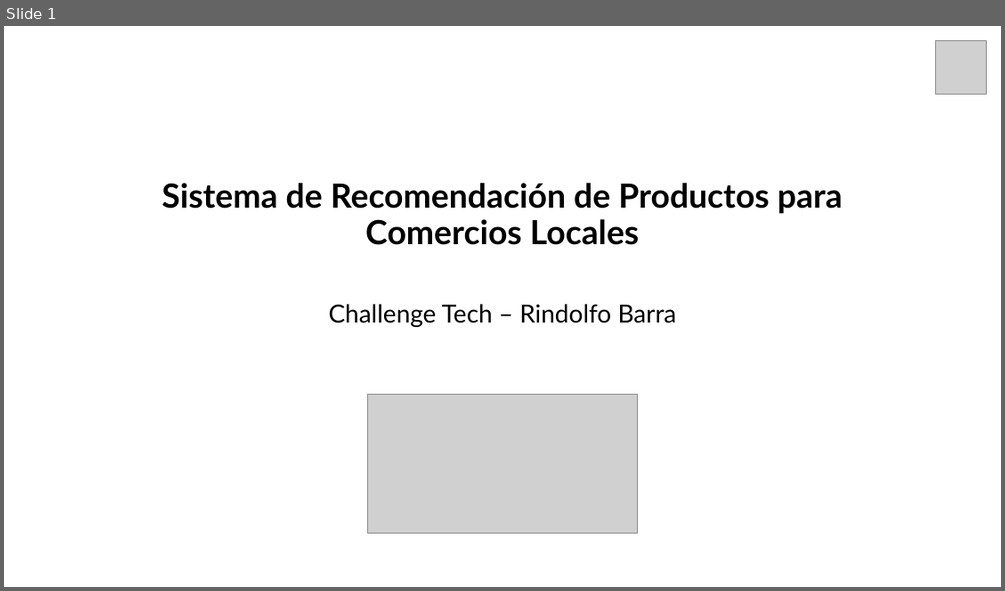
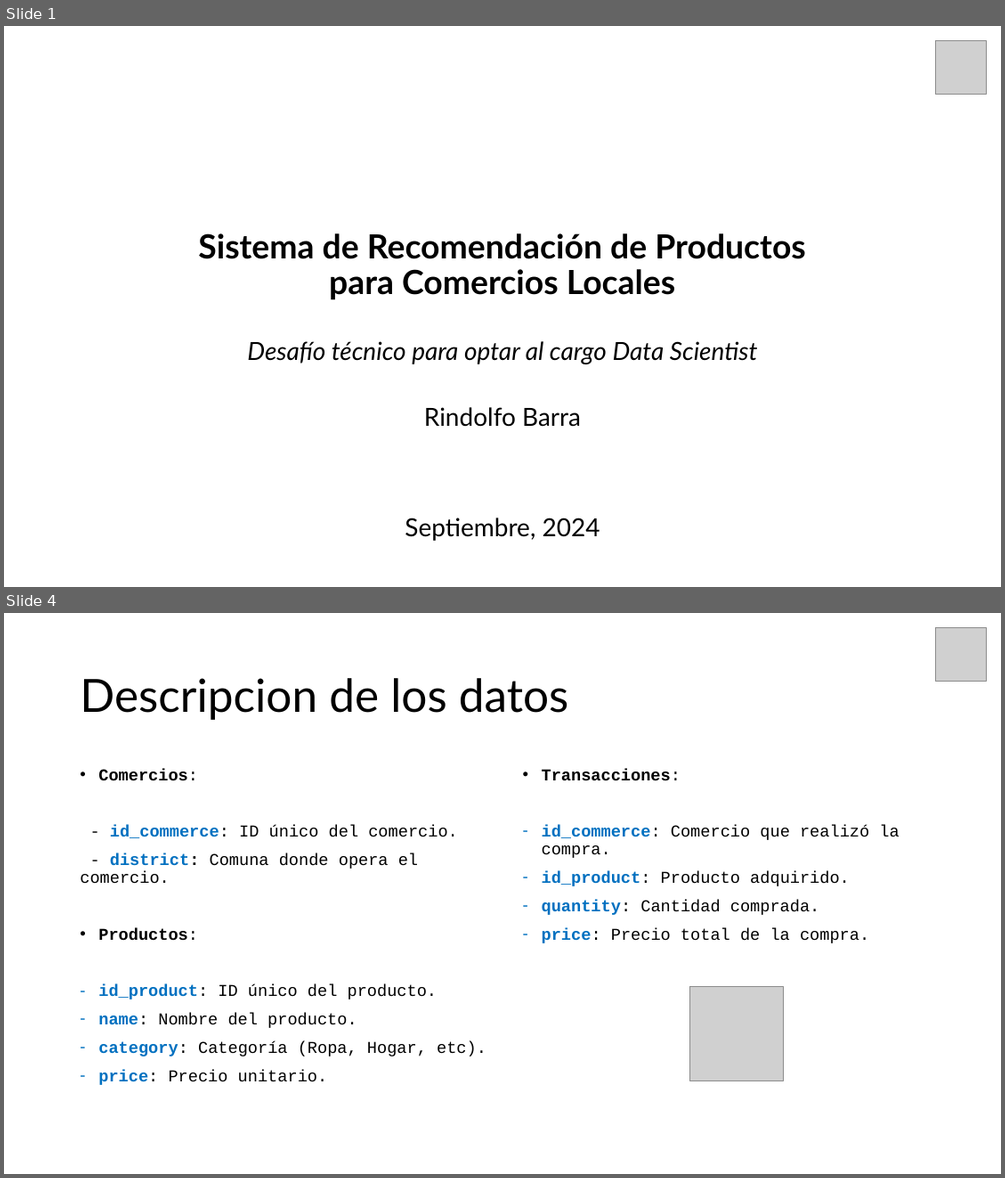
Before and after one commit to rownlet/recom_system, a slide deck: docs/Techallenge.pptx. Shown one above the other, each under a label of ours: slide 1 before the commit, slides 1 and 4 after it; the slides between them are not shown. The pictures are 1005x591 and 1005x1178 pixels, drawn with LibreOffice and Linux fonts; fonts in the diff are those of the drawing; grey boxes stand for pictures. Boxes give left, top, right and bottom in pixels: in the first picture for what was removed or moved away, otherwise in the second. Text is boxed around its words. In the diff, an @@ line names an element or a change of style, - is before the commit and + after.

```diff
--- a/docs/Techallenge.pptx
+++ b/docs/Techallenge.pptx
@@ slide 4 added at box(4, 613, 1001, 1174), background #FFFFFF @@
@@ picture added at box(935, 628, 987, 681) @@
@@ title added at box(80, 678, 569, 720), 44 pt, text #000000 @@
+Descripcion de los datos
@@ text added at box(80, 768, 486, 1085), 16 pt, text #000000 @@
+• Comercios:
+- id_commerce: ID único del comercio.
+- district: Comuna donde opera el comercio.
+• Productos:
+– id_product: ID único del producto.
+– name: Nombre del producto.
+– category: Categoría (Ropa, Hogar, etc).
+– price: Precio unitario.
@@ text added at box(542, 768, 898, 943), 16 pt, text #000000 @@
+• Transacciones:
+– id_commerce: Comercio que realizó la compra.
+– id_product: Producto adquirido.
+– quantity: Cantidad comprada.
+– price: Precio total de la compra.
@@ picture added at box(689, 987, 783, 1080) @@
@@ slide 1 changed as well @@
@@ title "Sistema de Recomendación de Productos ..." rewrapped from box(162, 183, 842, 245) to box(198, 233, 806, 300) @@
@@ text added at box(247, 341, 758, 364), 24 pt, text #000000, italic @@
+Desafío técnico para optar al cargo Data Scientist
@@ picture removed at box(368, 394, 638, 533) @@
@@ subtitle at box(424, 407, 581, 426): text changed @@
-Challenge Tech – Rindolfo Barra
+Rindolfo Barra
@@ text added at box(404, 517, 600, 540), 24 pt, text #000000 @@
+Septiembre, 2024
```
Also in this commit, not shown: 10 other slides added, 1 slide removed.
